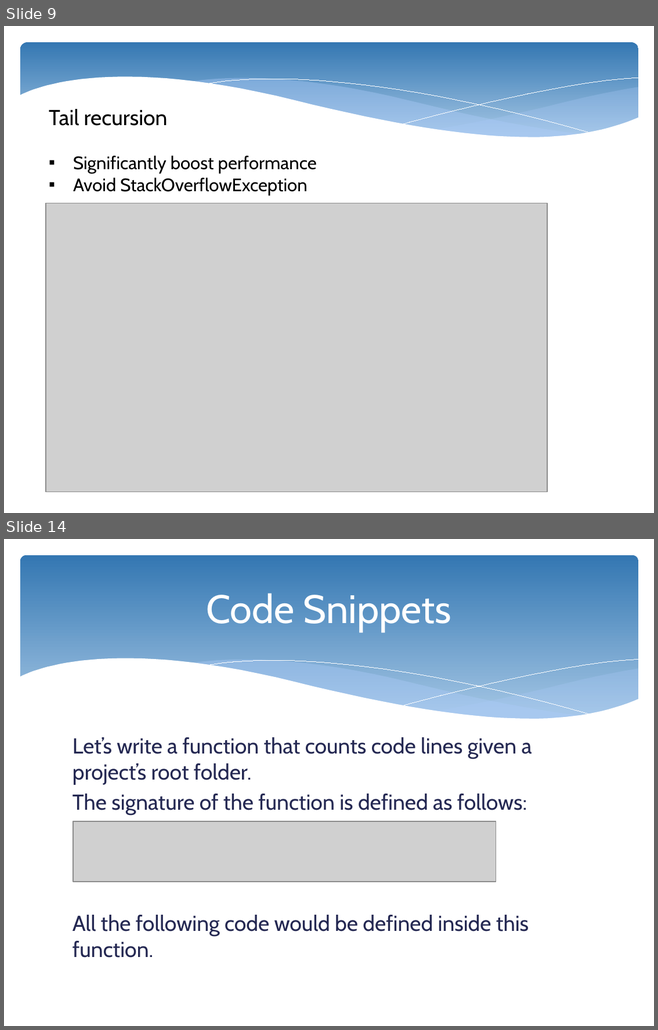
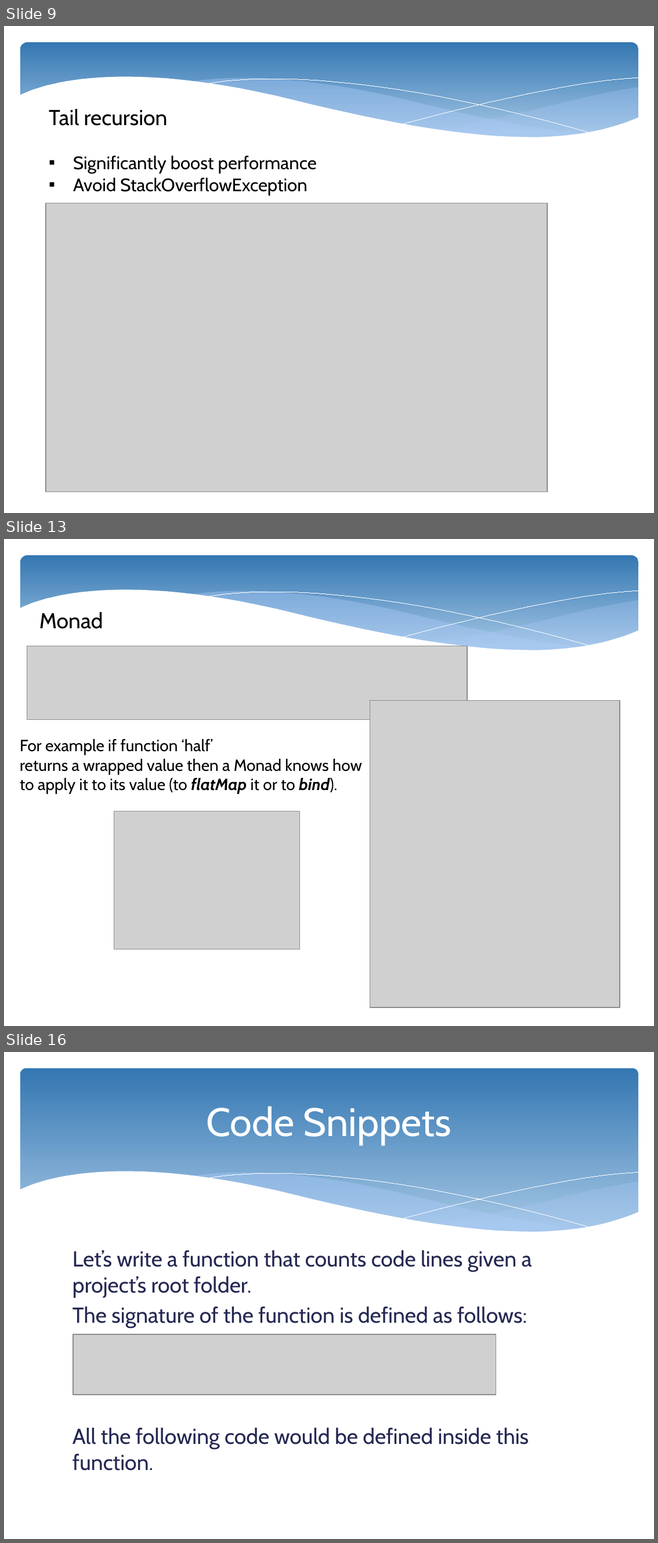
Before and after one commit to nestorsokil/scala-sandbox, a slide deck: FP.pptx. Shown one above the other, each under a label of ours: slides 9 and 14 before the commit, slides 9, 13 and 16 after it; the slides between them are not shown. The pictures are 658x1030 and 658x1543 pixels, drawn with LibreOffice and Linux fonts; fonts in the diff are those of the drawing; grey boxes stand for pictures. Boxes give left, top, right and bottom in pixels: in the first picture for what was removed or moved away, otherwise in the second. Text is boxed around its words. In the diff, an @@ line names an element or a change of style, - is before the commit and + after.

```diff
--- a/FP.pptx
+++ b/FP.pptx
@@ slide 13 added at (4,539,654,1026), background #FFFFFF; not listed: 6 template elements that a slide beside it also shows @@
@@ text added at (39,612,103,629), 24 pt, text #000000 @@
+Monad
@@ picture added at (27,646,466,719) @@
@@ picture added at (370,701,619,1008) @@
@@ text added at (20,739,362,794), 18 pt, text #000000 @@
+For example if function ‘half’
+returns a wrapped value then a Monad knows how
+to apply it to its value (to flatMap it or to bind).
@@ picture added at (114,811,300,950) @@
@@ what was slide 14 is now slide 16 @@
```
Also in this commit, not shown: 7 slides changed, 5 other slides added, 3 slides removed.
